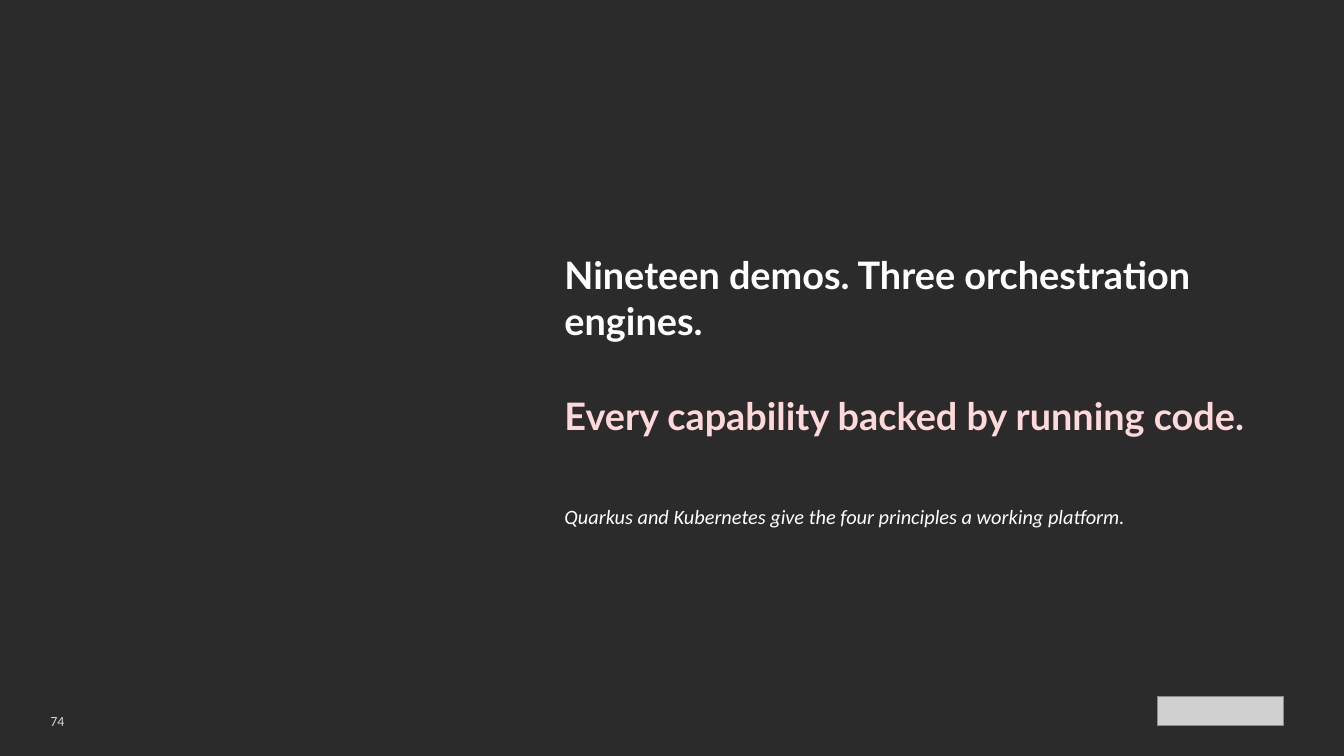
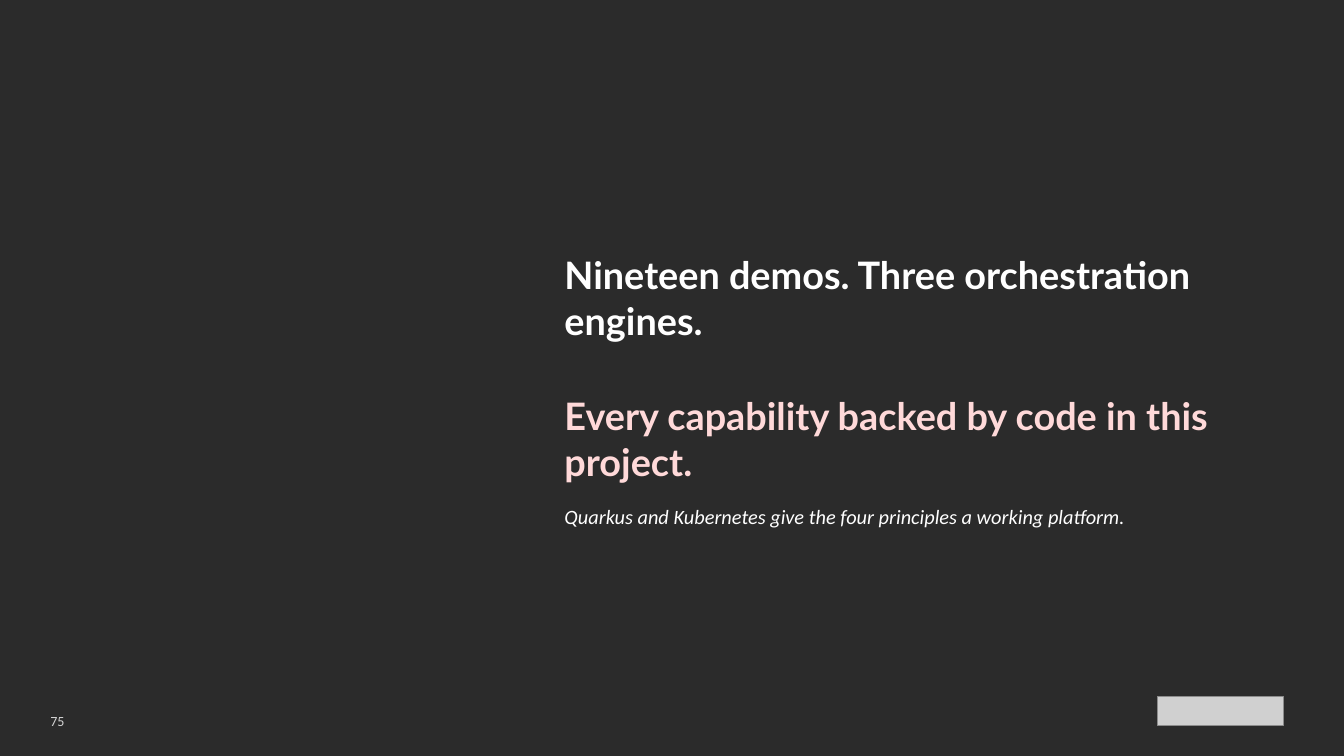
Before and after one commit to patterncatalyst/datamesh-reference-arch-quarkus, a slide deck: slide 76 of presentation/datamesh-201/Datamesh-201-Quarkus-r1.1.pptx (slide 75 before the commit). Drawn at 1344x756 pixels with LibreOffice and Linux fonts; fonts in the diff are those of the drawing; grey boxes stand for pictures; background and template pictures are left out; a plain dark background stands for a picture behind light text. Boxes give left, top, right and bottom in pixels: in the first picture for what was removed or moved away, otherwise in the second. Text is boxed around its words. In the diff, an @@ line names an element or a change of style, - is before the commit and + after.

```diff
--- a/presentation/datamesh-201/Datamesh-201-Quarkus-r1.1.pptx
+++ b/presentation/datamesh-201/Datamesh-201-Quarkus-r1.1.pptx
@@ text at [564, 402, 1208, 483]: text changed @@
-Every capability backed by running code.
+Every capability backed by code in this project.
@@ text at [50, 717, 64, 726]: text changed @@
-74
+75
```
Also in this commit, not shown: 24 other slides changed, 24 other files.
